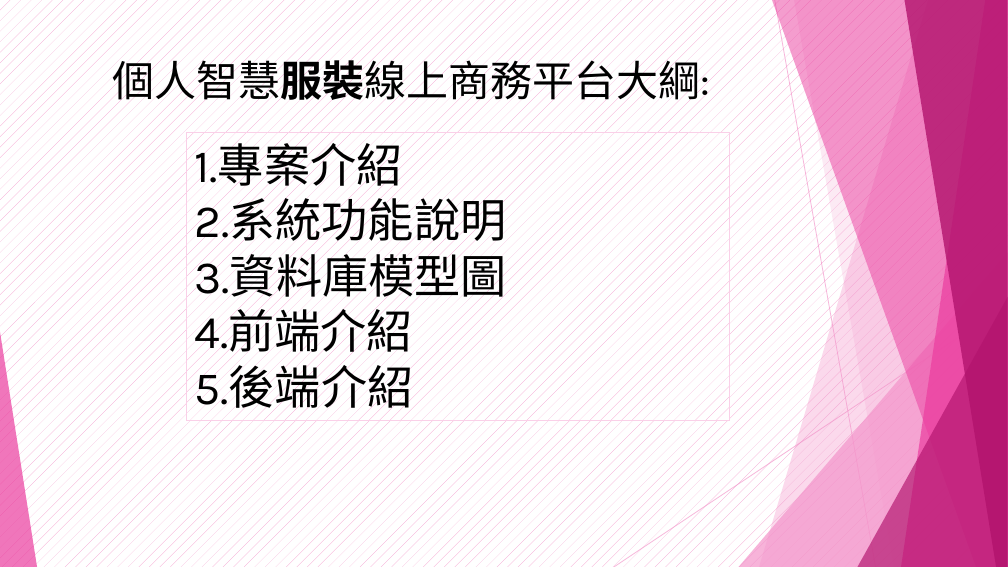
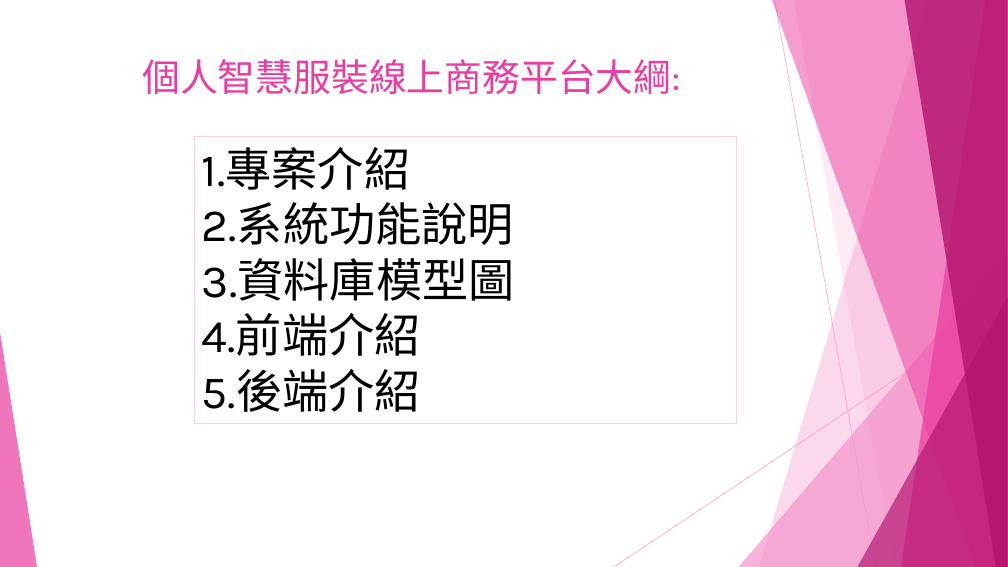
Before and after one commit to shoppingpd/shopping_fontend, a slide deck: slide 2 of SoppingBuy專案1.pptx. Drawn at 1008x567 pixels with LibreOffice and Linux fonts; fonts in the diff are those of the drawing. Boxes give left, top, right and bottom in pixels: in the first picture for what was removed or moved away, otherwise in the second. Text is boxed around its words. In the diff, an @@ line names an element or a change of style, - is before the commit and + after.

Commit message:
ShoppingBuy專案1

```diff
--- a/SoppingBuy專案1.pptx
+++ b/SoppingBuy專案1.pptx
@@ background pattern #F496CB on #FFFFFF to pattern #FFFFFF on #FFFFFF @@
@@ title "個人智慧服裝線上商務平台大綱:" at <box>142,59,680,94</box>: size 40 to 36 pt, text colour #000000 to #EB3D9F; bold off in "個人智慧服裝線上商務平台大綱:" @@
@@ rectangle "1.專案介紹": place and size @@
-rectangle "1.專案介紹" at <box>187,132,729,420</box>
+rectangle "1.專案介紹" at <box>194,136,737,423</box>
@@ rectangle "1.專案介紹" at <box>194,136,737,423</box>: fill pattern #F496CB on #FFFFFF to pattern #FFFFFF on #FFFFFF @@
```
Also in this commit, not shown: 8 other slides changed.
